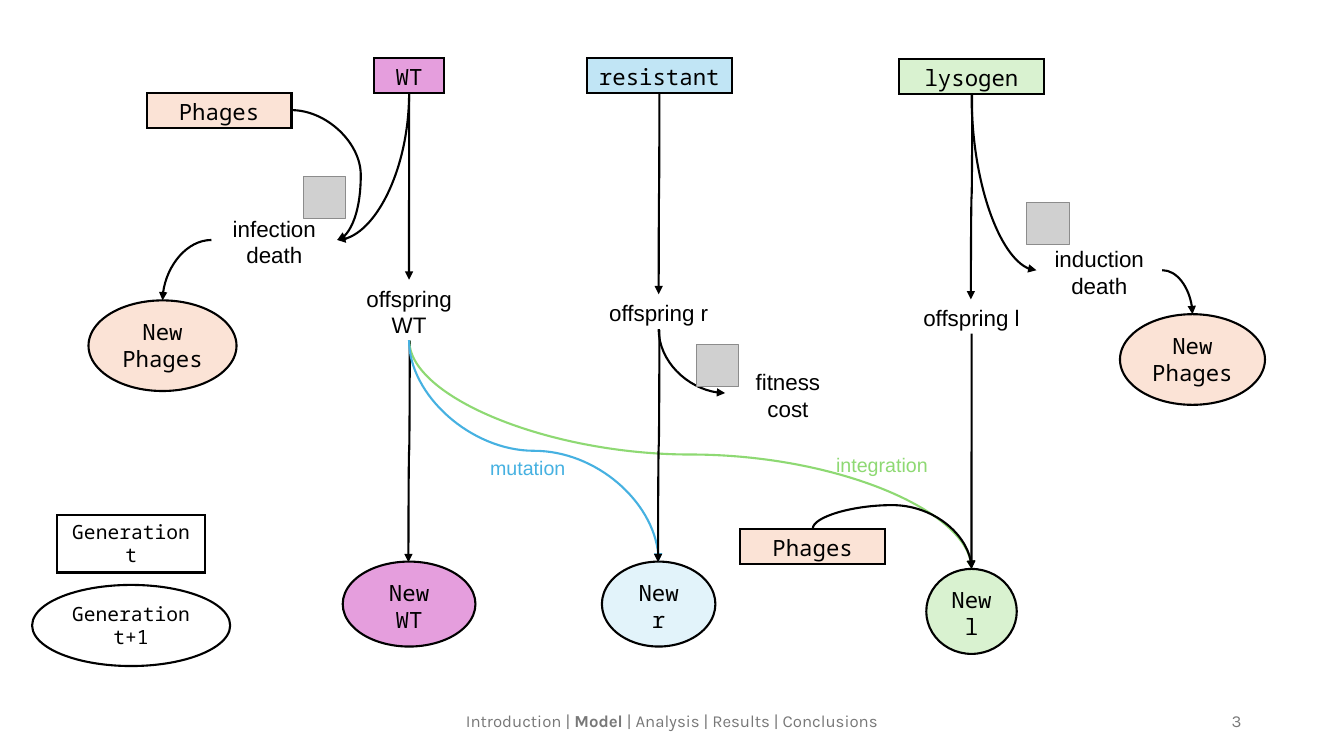
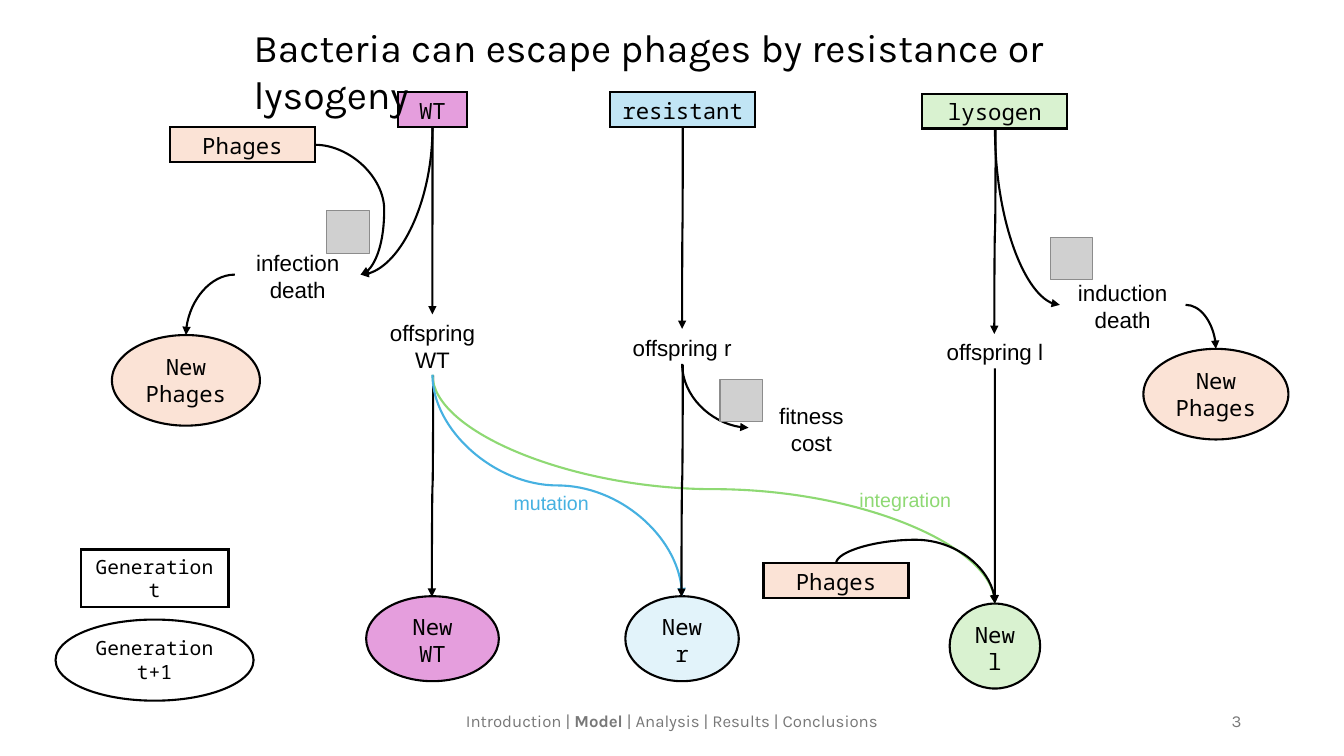
Before and after one commit to langemk/THEE-Coevolution-HGT, a slide deck: slide 3 of presentations/phages_final.pptx. Drawn at 1344x756 pixels with LibreOffice and Linux fonts; fonts in the diff are those of the drawing; grey boxes stand for pictures. Boxes give left, top, right and bottom in pixels: in the first picture for what was removed or moved away, otherwise in the second. Text is boxed around its words. In the diff, an @@ line names an element or a change of style, - is before the commit and + after.

```diff
--- a/presentations/phages_final.pptx
+++ b/presentations/phages_final.pptx
@@ text added at (254,35,1044,119), 28 pt, text #000000 @@
+Bacteria can escape phages by resistance or lysogeny
@@ 15 curved arrows, 8 texts, 6 rectangles, 6 ellipses: place and size @@
-15 curved arrows, 8 texts, 6 rectangles, 6 ellipses at (32,57,1265,665)
+15 curved arrows, 8 texts, 6 rectangles, 6 ellipses at (55,93,1289,701)
@@ picture removed at (303,176,346,219) @@
@@ picture removed at (1027,203,1070,245) @@
@@ picture added at (327,211,369,253) @@
@@ picture added at (1051,237,1093,279) @@
@@ picture removed at (697,345,739,387) @@
@@ picture added at (720,379,762,421) @@
```
Also in this commit, not shown: 5 other slides changed, 2 other files.
